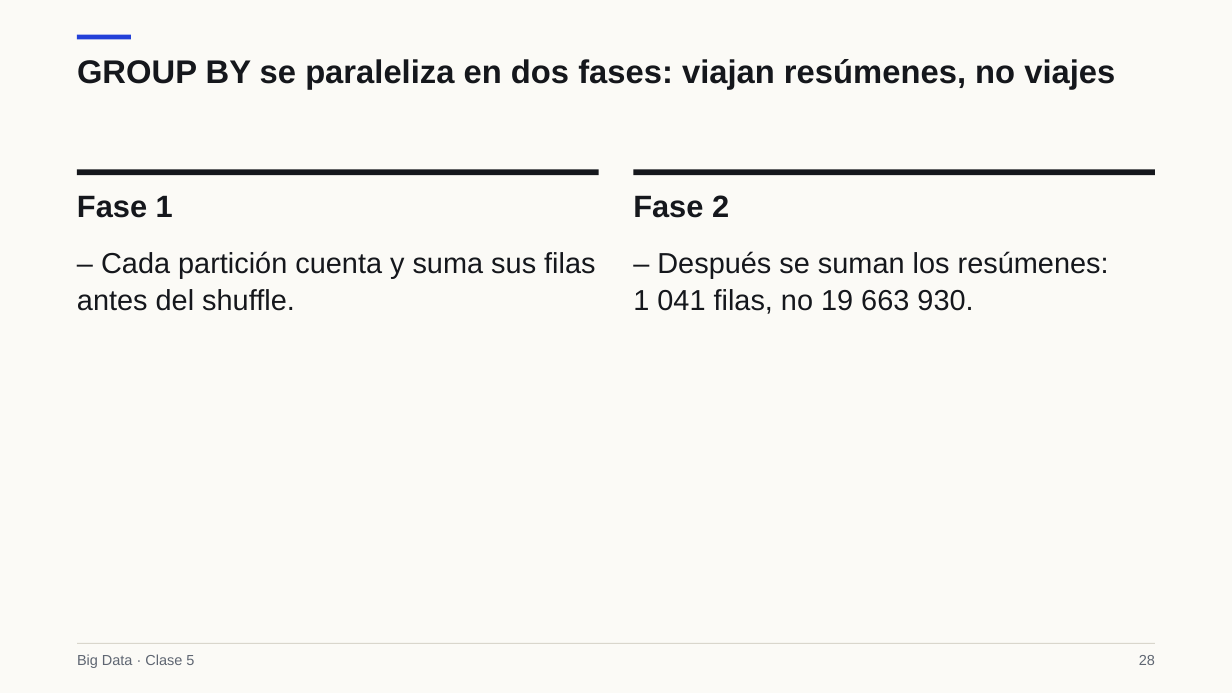
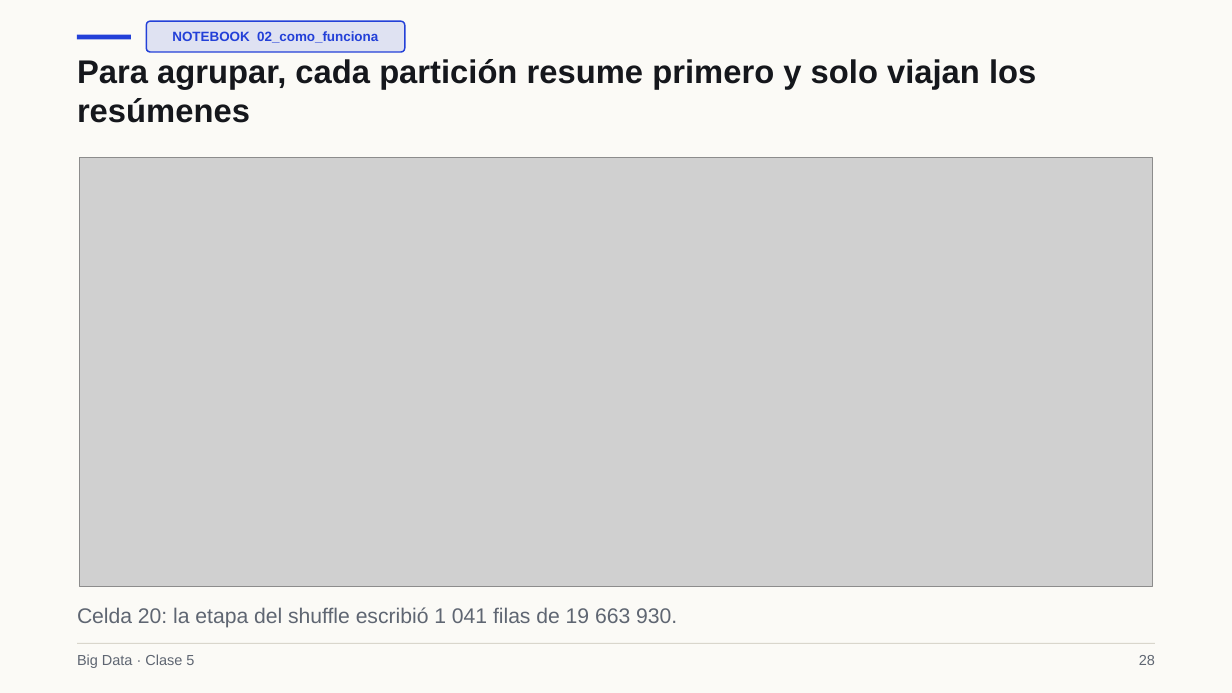
Before and after one commit to Apaezc/bigdata-udem-2026, a slide deck: slide 28 of curso/clase05/deck/slides.pptx. Drawn at 1232x693 pixels with LibreOffice and Linux fonts; fonts in the diff are those of the drawing; grey boxes stand for pictures. Boxes give left, top, right and bottom in pixels: in the first picture for what was removed or moved away, otherwise in the second. Text is boxed around its words. In the diff, an @@ line names an element or a change of style, - is before the commit and + after.

```diff
--- a/curso/clase05/deck/slides.pptx
+++ b/curso/clase05/deck/slides.pptx
@@ rounded rectangle added at [146, 21, 405, 52], fill #DFE2F2, outline #2340D8 1.12 pt @@
@@ text at [77, 59, 1036, 123]: text changed @@
-GROUP BY se paraleliza en dos fases: viajan resúmenes, no viajes
+Para agrupar, cada partición resume primero y solo viajan los resúmenes
@@ text added at [172, 31, 378, 43], 10.5 pt, text #2340D8, bold @@
+NOTEBOOK 02_como_funciona
@@ rectangle removed at [77, 169, 599, 175] @@
@@ picture added at [79, 158, 1152, 587] @@
@@ rectangle removed at [633, 169, 1155, 175] @@
@@ text removed at [77, 195, 173, 218] @@
-Fase 1
@@ text removed at [633, 195, 729, 218] @@
-Fase 2
@@ text removed at [77, 251, 595, 311] @@
-– Cada partición cuenta y suma sus filas antes del shuffle.
@@ text removed at [633, 251, 1109, 314] @@
-– Después se suman los resúmenes: 1 041 filas, no 19 663 930.
@@ text added at [77, 607, 677, 628], 16.5 pt, text #5F6672 @@
+Celda 20: la etapa del shuffle escribió 1 041 filas de 19 663 930.
```
Also in this commit, not shown: 26 other slides changed, 1 slide added, 1 slide removed, 13 other files.
